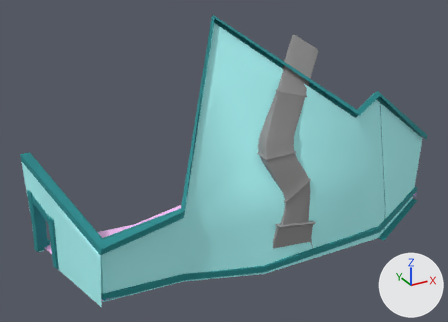
The FBX model Assets/Art/Environment/Room_Antagonist_1.FBX as it was, and as the next commit left it.
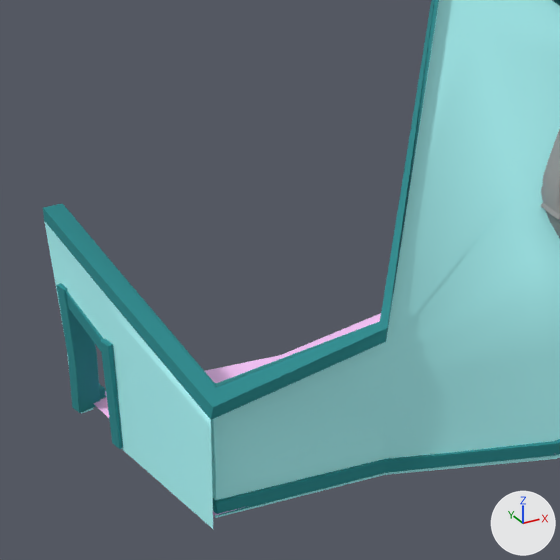
Each version appears first whole from a camera (50 mm lens) standing at (-30.8, -35.2, 20.4) and looking at (-14.0, -4.6, 5.1), and next in a close-up on the part from 0% to 60% of the width and 17% to 100% of the height. The lights are fixed; the arrows at lower right show +X, +Y and +Z. Where no turn or scale is listed for an object, it has been applied to the vertices. Vertices at the same position are counted once.
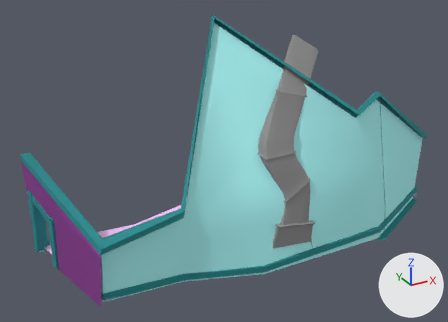
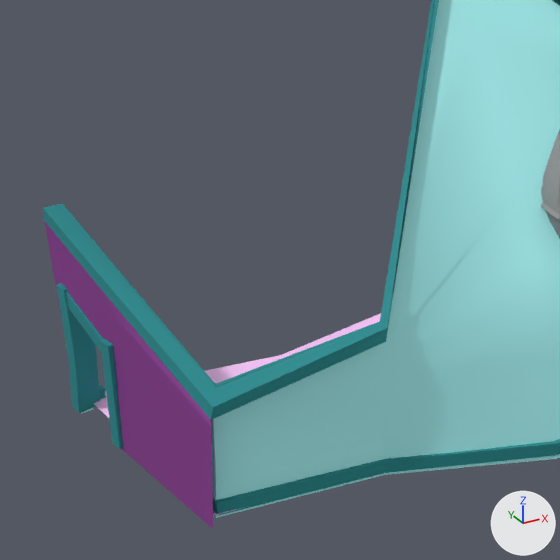
Boxes [x1, y1, x2, y2] around the edits, measured in the close-ups (560 x 560 px):
part 1 of me_mesh_001, recoloured (cyan to purple)
    both: [44, 221, 213, 529]

The change in detail:
Material 'Material #14' (mat_material__14) is new.
Its base color is (0.239, 0.0392, 0.271) (purple #86388e).
Its roughness is 0.859.
me_mesh_001 has 303 vertices, 543 faces and spans x -20.5..5.4, y -11.7..-2.3, z -0.5..13.5.
me_mesh_001 is used by ob_object005; location (-4.72, 1.62, 0.3).
me_mesh_001 part 1: 36 of the faces centred in x -20.5..-19.0, y -8.6..-2.7, z 0.5..5.7 switch from mat_material__11 (cyan #affeff) to mat_material__14 (purple #86388e).
